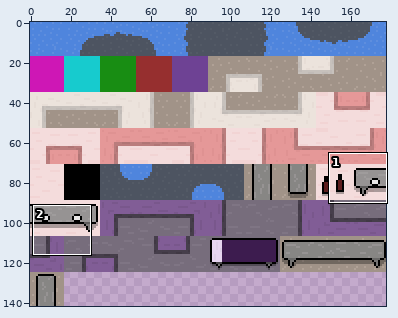
Sprite sheet, stored at assets/Maps/Tileset 3.png. Above: a wide view before the commit, with the close-up outlined.
Close-up. Before the edit:
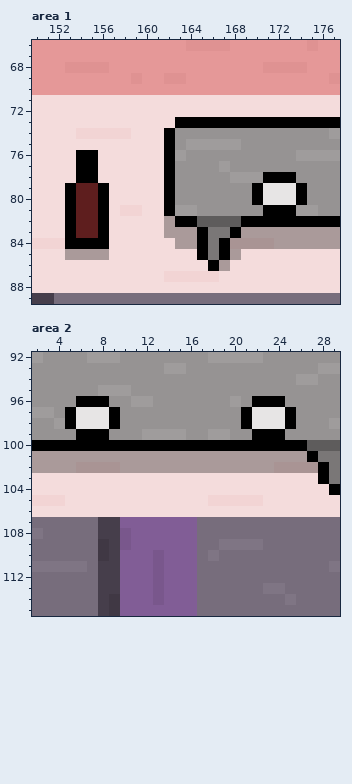
The file is 178x142 pixels. Colours within 5 levels of each other are drawn and written as one. Shown: area 1: x 150..177, y 66..89; area 2: x 2..29, y 92..115.
After:
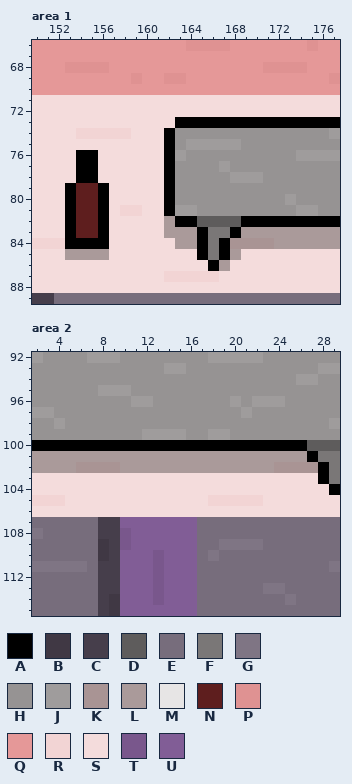
Palette (. is transparent): A #000000  B #403844  C #463e4b  D #5e5c5c  E #776d7c  F #7a7777  G #7f7584  H #969393  J #9f9c9c  K #a99494  L #aa9a9a  M #e7e5e5  N #5e1e1e  P #df9292  Q #e59898  R #f2d4d4  S #f4dcdc  T #79578c  U #815d96
The edit:
--- area 1
@@ x 168..176 @@
 77 HHHHHHHHH
-78 JJJAAAHHH
-79 HHAMMMAHH
-80 HHAMMMAHH
-81 HHHAAAJJH
+78 JJJHHHHHH
+79 HHHHHHHHH
+80 HHHHHJHHH
+81 HHHHHHJJH
 82 DAAAAAAAA
--- area 2
@@ x 2..29 @@
  95 HHHHHHJJJHHHHHHHHHHHHHHHHHHH
- 96 HHHHAAAHHJJHHHHHHHJHAAAHHHHH
- 97 JJHAMMMAHHHHHHHHHHHAMMMAHHHH
- 98 HHJAMMMAHHHHHHHHHHHAMMMAHHHJ
- 99 HHHHAAAHHHJJJJHHJJHHAAAHHHHH
+ 96 HHHHHHHHHJJHHHHHHHJHJJJHHHHH
+ 97 JJHHHHHHHHHHHHHHHHHJHHHHHHHH
+ 98 HHJHHHHHHHHHHHHHHHHHHHHHHHHJ
+ 99 HHHHHHHHHHJJJJHHJJHHHHHHHHHH
 100 AAAAAAAAAAAAAAAAAAAAAAAAADDD
Boxes around the changes in both close-ups, in picture pixels (x1, y1, x2, y2):
changed: (252, 172, 307, 216)
changed: (65, 396, 120, 440)
changed: (241, 396, 296, 440)
